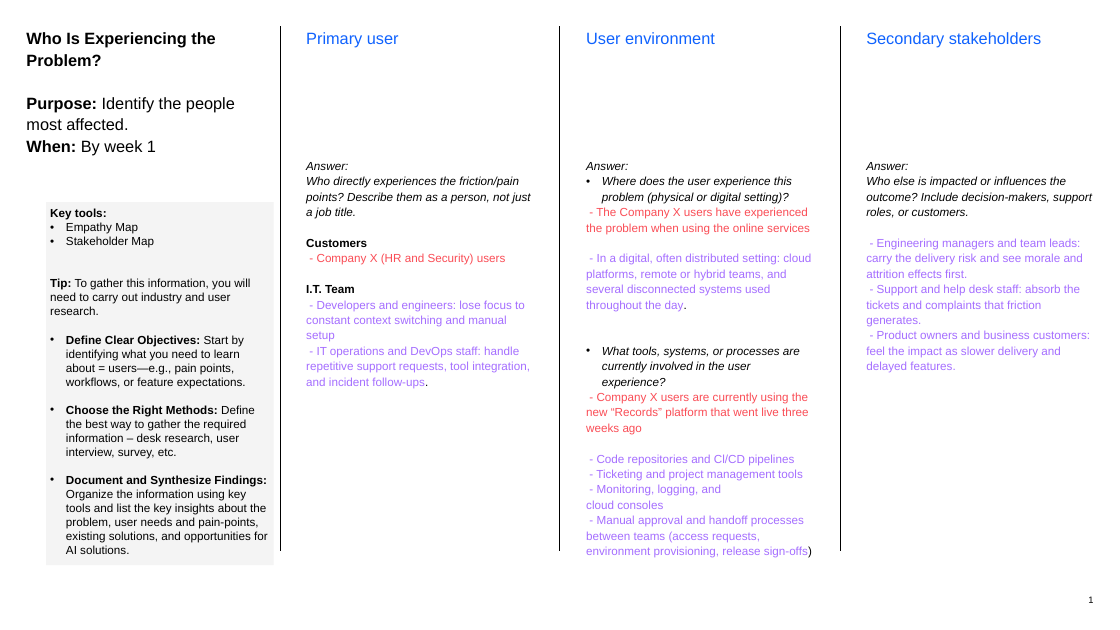
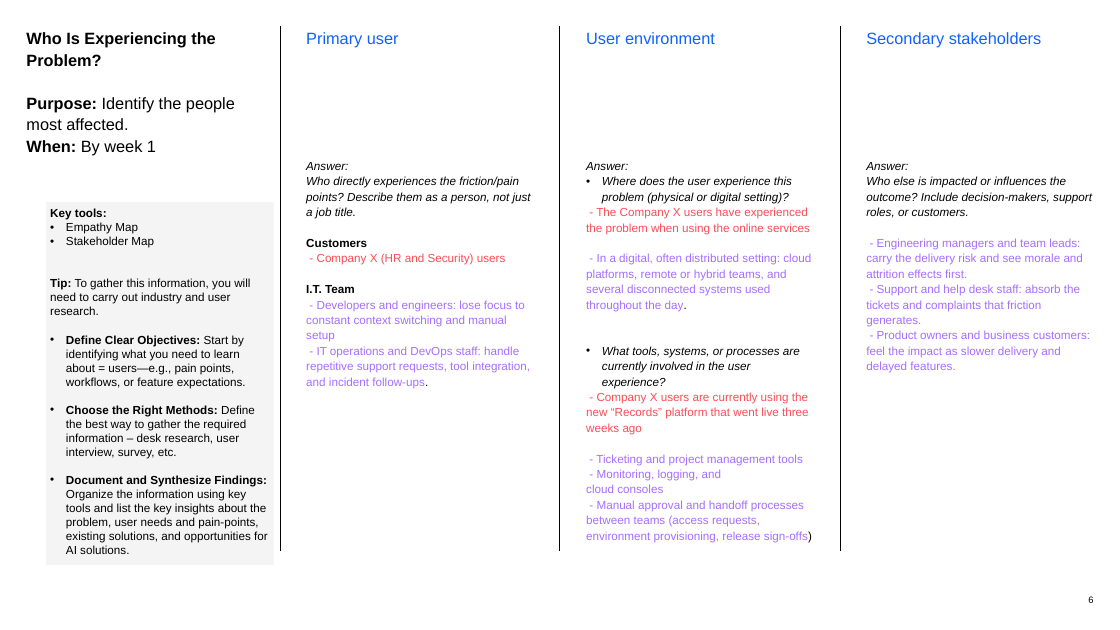
Before and after one commit to miltonr1/Debug-Midnight, a slide deck: slide 6 of Solution Design Guide for Participants, Final.pptx (slide 1 before the commit). Drawn at 1120x630 pixels with LibreOffice and Linux fonts; fonts in the diff are those of the drawing. Boxes give left, top, right and bottom in pixels: in the first picture for what was removed or moved away, otherwise in the second. Text is boxed around its words. In the diff, an @@ line names an element or a change of style, - is before the commit and + after.

```diff
--- a/Solution Design Guide for Participants, Final.pptx
+++ b/Solution Design Guide for Participants, Final.pptx
@@ text at (597, 454, 794, 465): paragraph removed @@
-  - Code repositories and Cl/CD pipelines
@@ page number at (1088, 596, 1093, 603): text changed @@
-1
+6
```
Also in this commit, not shown: 3 other slides changed.
